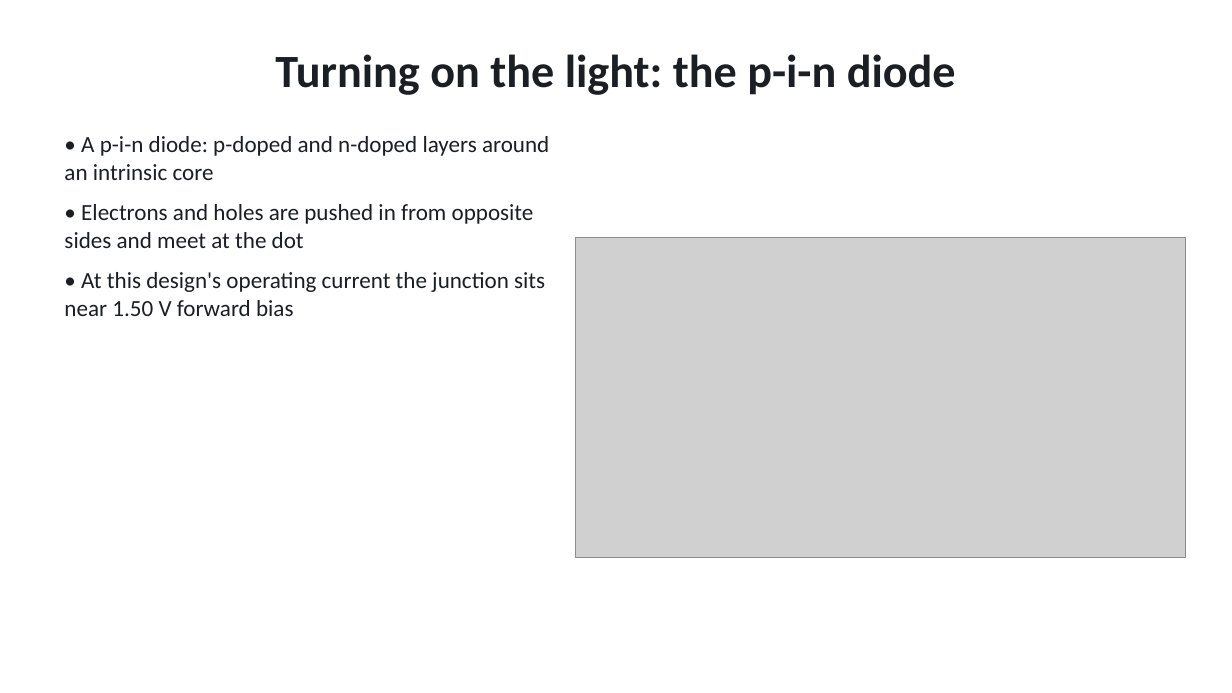
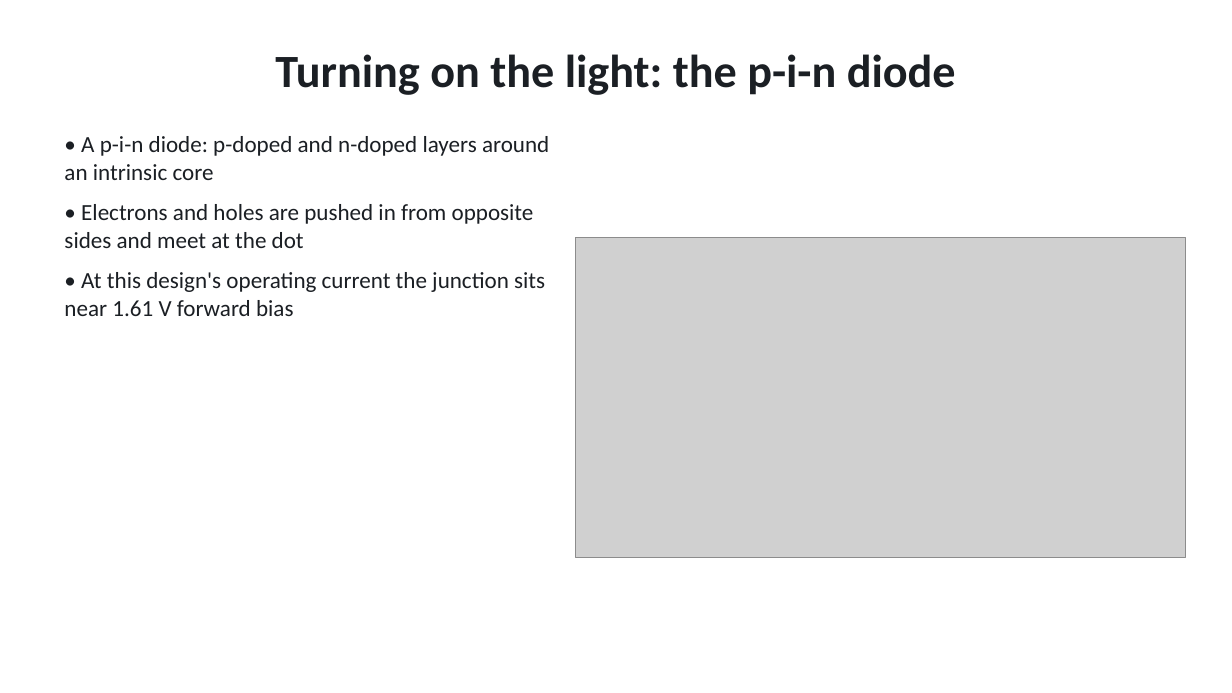
Before and after one commit to Alpharceus/qd-photon-sim, a slide deck: slide 10 of out/presentation/qd_edge_sps.pptx. Drawn at 1232x693 pixels with LibreOffice and Linux fonts; fonts in the diff are those of the drawing; grey boxes stand for pictures. Boxes give left, top, right and bottom in pixels: in the first picture for what was removed or moved away, otherwise in the second. Text is boxed around its words. In the diff, an @@ line names an element or a change of style, - is before the commit and + after.

```diff
--- a/out/presentation/qd_edge_sps.pptx
+++ b/out/presentation/qd_edge_sps.pptx
@@ text at [64, 272, 545, 316]: text changed @@
-• At this design's operating current the junction sits near 1.50 V forward bias
+• At this design's operating current the junction sits near 1.61 V forward bias
```
Also in this commit, not shown: 4 other slides changed, 7 other files.
